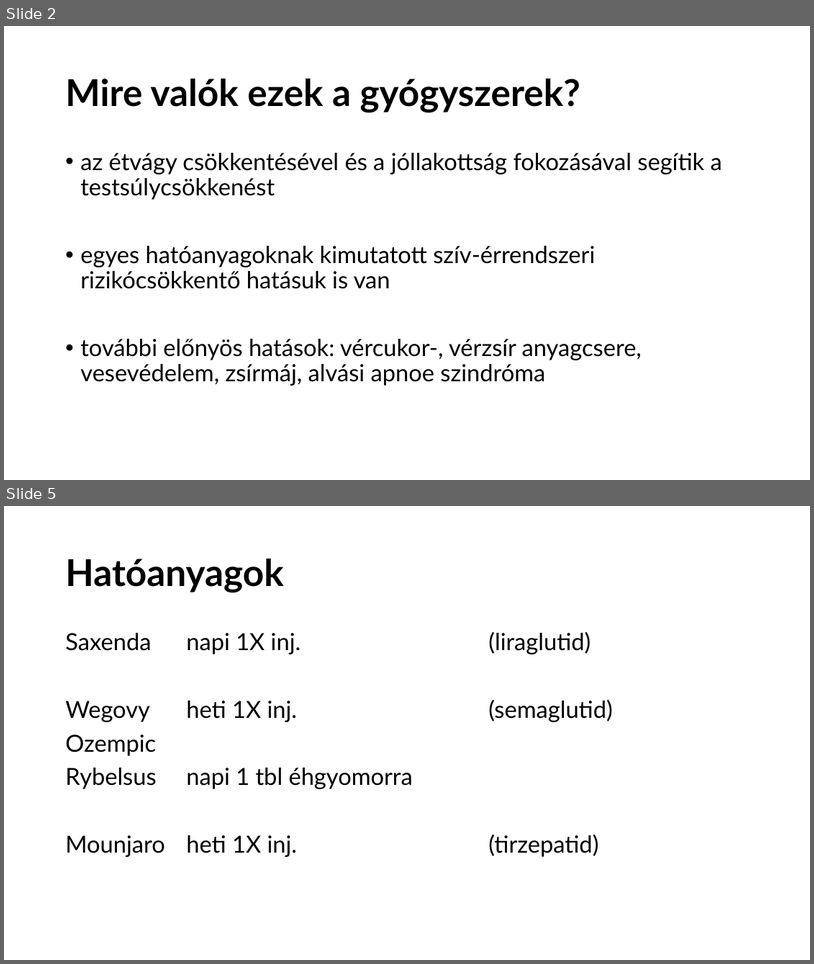
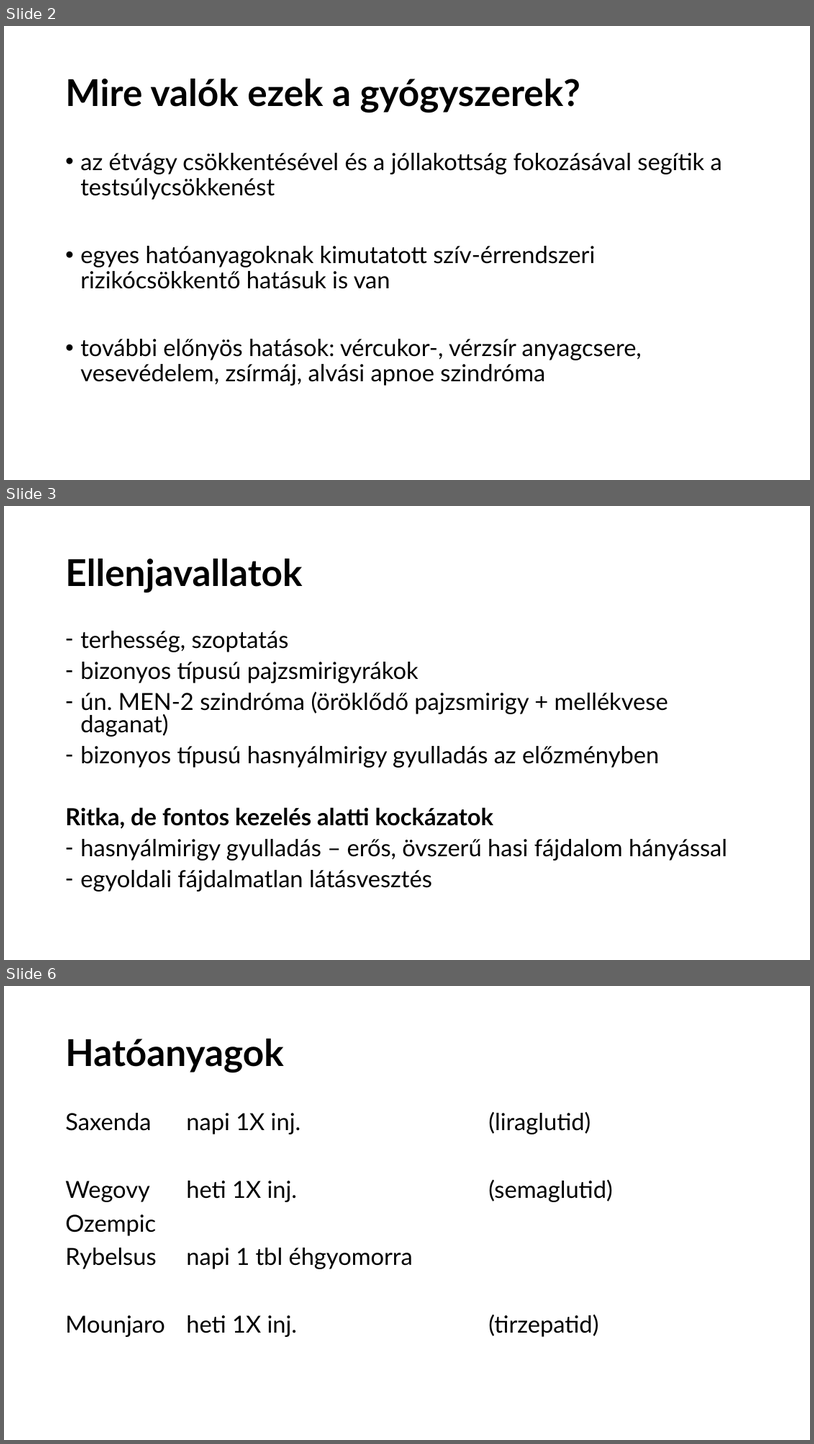
Before and after one commit to sasaleese/common, a slide deck: Testsúlycsökkentő gyógyszeres terápiák.pptx. Shown one above the other, each under a label of ours: slides 2 and 5 before the commit, slides 2, 3 and 6 after it; the slides between them are not shown. The pictures are 814x964 and 814x1444 pixels, drawn with LibreOffice and Linux fonts; fonts in the diff are those of the drawing. Boxes give left, top, right and bottom in pixels: in the first picture for what was removed or moved away, otherwise in the second. Text is boxed around its words. In the diff, an @@ line names an element or a change of style, - is before the commit and + after.

```diff
--- a/Testsúlycsökkentő gyógyszeres terápiák.pptx
+++ b/Testsúlycsökkentő gyógyszeres terápiák.pptx
@@ slide 3 added at [4, 506, 810, 960], background #FFFFFF @@
@@ title added at [65, 559, 302, 592], 44 pt, text #000000, bold @@
+Ellenjavallatok
@@ text added at [65, 631, 728, 891], 28 pt, text #000000 @@
+– terhesség, szoptatás
+– bizonyos típusú pajzsmirigyrákok
+– ún. MEN-2 szindróma (öröklődő pajzsmirigy + mellékvese daganat)
+– bizonyos típusú hasnyálmirigy gyulladás az előzményben
+Ritka, de fontos kezelés alatti kockázatok
+– hasnyálmirigy gyulladás – erős, övszerű hasi fájdalom hányással
+– egyoldali fájdalmatlan látásvesztés
@@ what was slide 5 is now slide 6 @@
```
Also in this commit, not shown: 2 slides changed.
